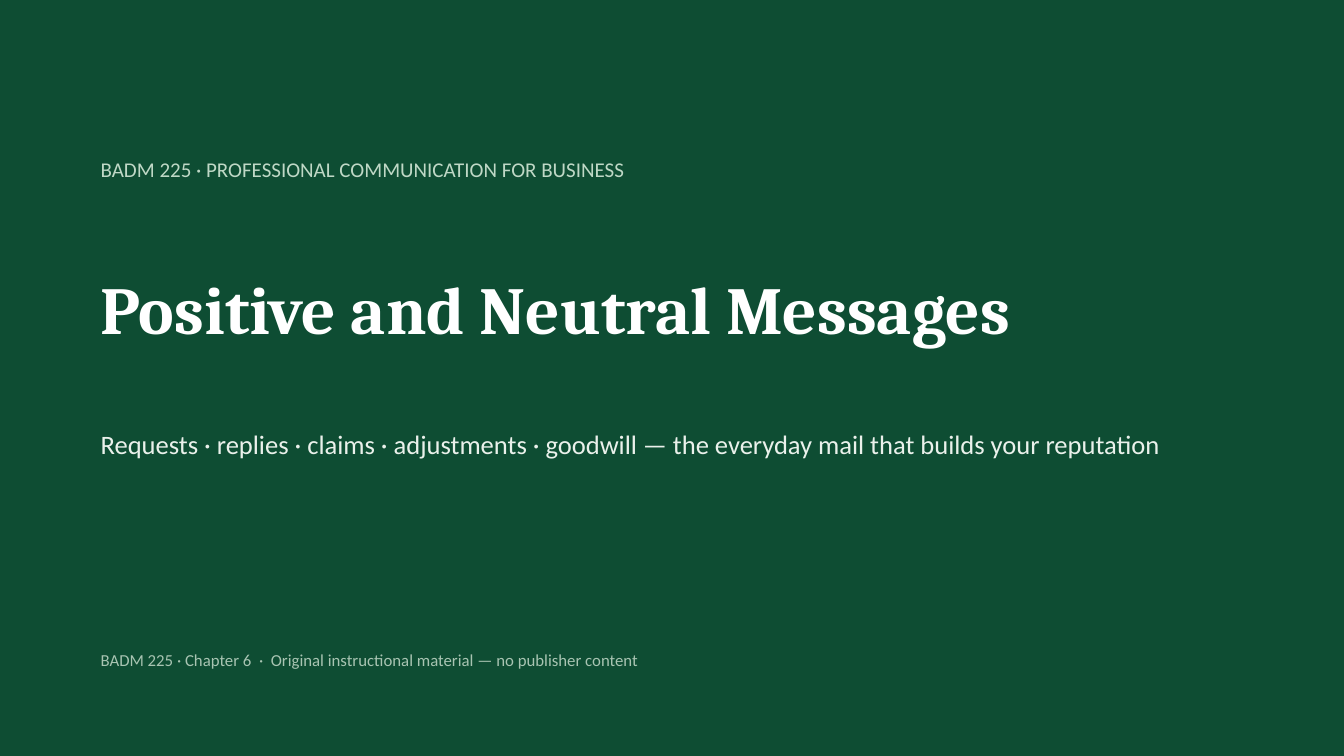
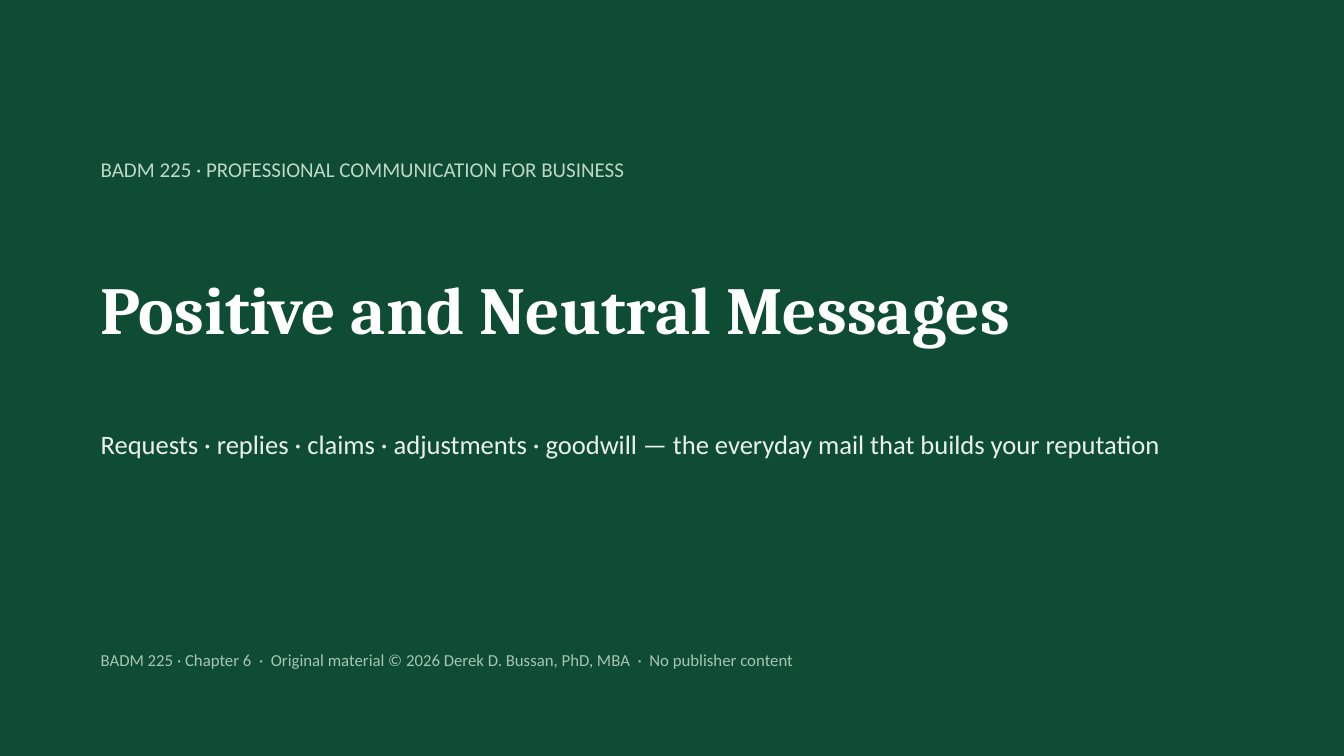
Before and after one commit to dbussan/badm-225, a slide deck: slide 1 of slides/ch06-positive-and-neutral-messages.pptx. Drawn at 1344x756 pixels with LibreOffice and Linux fonts; fonts in the diff are those of the drawing. Boxes give left, top, right and bottom in pixels: in the first picture for what was removed or moved away, otherwise in the second. Text is boxed around its words. In the diff, an @@ line names an element or a change of style, - is before the commit and + after.

```diff
--- a/slides/ch06-positive-and-neutral-messages.pptx
+++ b/slides/ch06-positive-and-neutral-messages.pptx
@@ text at bbox=[101, 654, 793, 669]: text changed @@
-BADM 225 · Chapter 6 · Original instructional material — no publisher content
+BADM 225 · Chapter 6 · Original material © 2026 Derek D. Bussan, PhD, MBA · No publisher content
```
Also in this commit, not shown: 17 other files.
